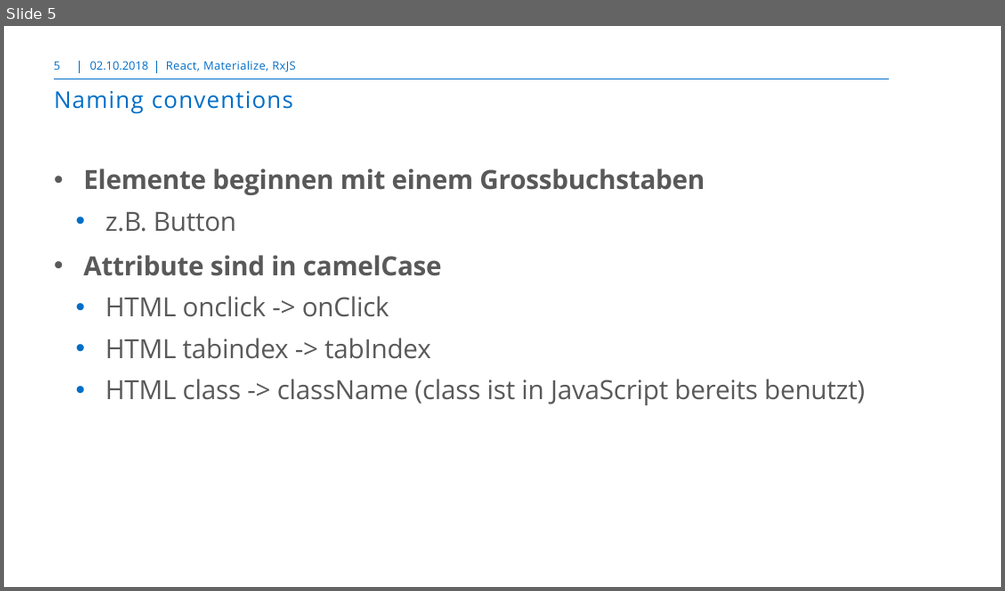
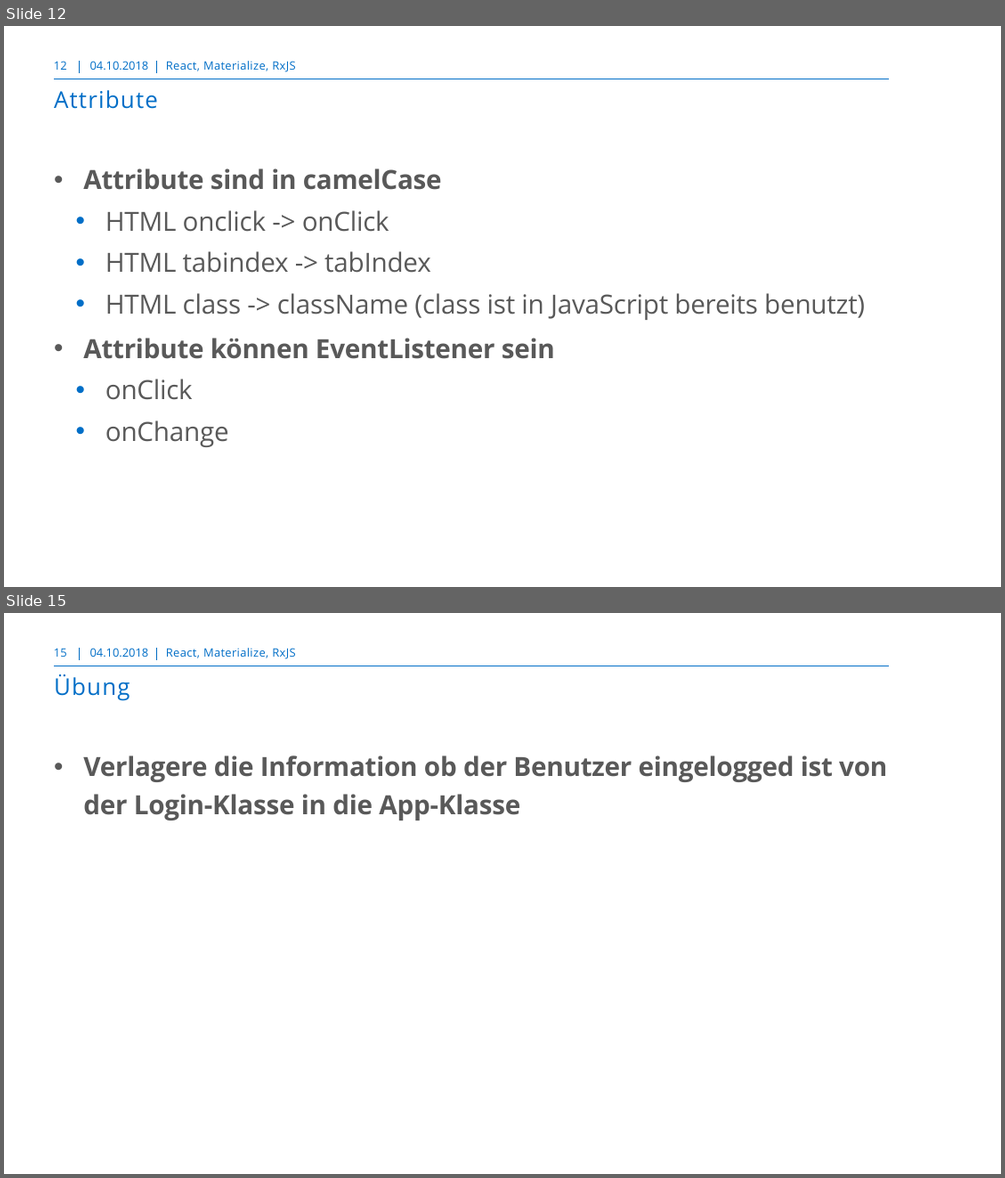
Before and after one commit to markusborer/ReactSample, a slide deck: React.pptx. Shown one above the other, each under a label of ours: slide 5 before the commit, slides 12 and 15 after it; the slides between them are not shown. The pictures are 1005x591 and 1005x1178 pixels, drawn with LibreOffice and Linux fonts; fonts in the diff are those of the drawing; background and template pictures are left out. Boxes give left, top, right and bottom in pixels: in the first picture for what was removed or moved away, otherwise in the second. Text is boxed around its words. In the diff, an @@ line names an element or a change of style, - is before the commit and + after.

```diff
--- a/React.pptx
+++ b/React.pptx
@@ slide 15 added at box(4, 613, 1001, 1174), background #FFFFFF; not listed: 3 template elements that a slide beside it also shows @@
@@ page number added at box(54, 648, 67, 657), 10.5 pt, text #006EC7 @@
+15
@@ text added at box(90, 648, 149, 657), 10.5 pt, text #006EC7 @@
+04.10.2018
@@ text added at box(166, 648, 295, 659), 10.5 pt, text #006EC7 @@
+React, Materialize, RxJS
@@ title added at box(54, 674, 130, 701), 21 pt, text #006EC7 @@
+Übung
@@ text added at box(83, 755, 887, 820), 24 pt, text #595959, bold @@
+• Verlagere die Information ob der Benutzer eingelogged ist von der Login-Klasse in die App-Klasse
@@ what was slide 5 is now slide 12 @@
@@ slide 12 changed as well @@
@@ page number at box(54, 61, 67, 70): text changed @@
-5
+12
@@ text at box(90, 61, 149, 70): text changed @@
-02.10.2018
+04.10.2018
@@ title at box(54, 90, 158, 109): text changed @@
-Naming conventions
+Attribute
@@ text at box(83, 168, 704, 232): paragraphs removed @@
-• Elemente beginnen mit einem Grossbuchstaben
-    • z.B. Button
@@ text at box(83, 338, 555, 447): paragraphs added @@
+• Attribute können EventListener sein
+    • onClick
+    • onChange
```
Also in this commit, not shown: 3 other slides changed, 10 other slides added.
